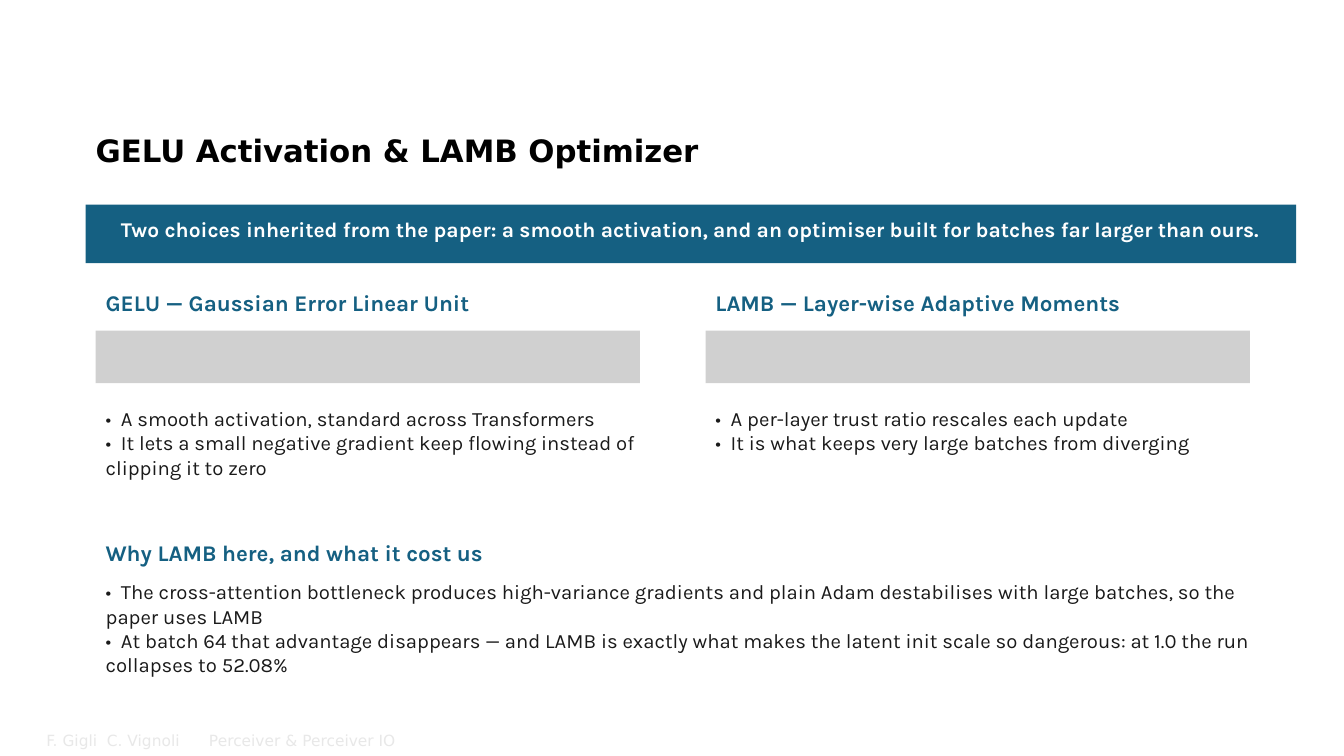
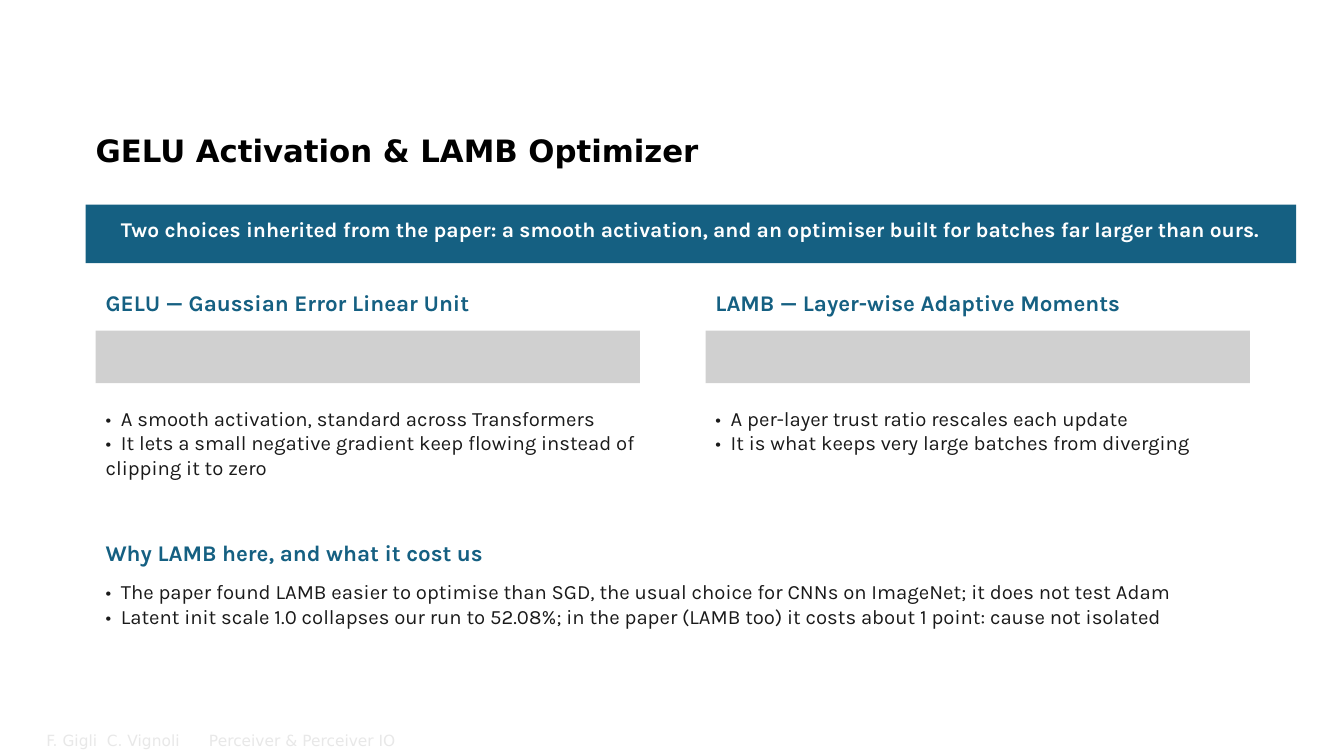
Before and after one commit to FrancescoGigli/Perceiver_project, a slide deck: slide 12 of sito/slide/Perceiver & Perceiver IO.pptx. Drawn at 1344x756 pixels with LibreOffice and Linux fonts; fonts in the diff are those of the drawing; grey boxes stand for pictures; background and template pictures are left out. Boxes give left, top, right and bottom in pixels: in the first picture for what was removed or moved away, otherwise in the second. Text is boxed around its words. In the diff, an @@ line names an element or a change of style, - is before the commit and + after.

Commit message:
Materiali allineati al codice e alla lezione rivista
Dispensa, deck beamer e deck PowerPoint, README e pagina iniziale dicono ora le stesse
cose della lezione, verificate su codice, log e PDF dei paper.

- Dispensa (220 pagine): cross-attention del nostro codice a 1 testa con d = 261
  (non 8 teste da 64), LayerNorm con radice di (sigma^2 + eps), residual del backward
  sommata a L' e non ai latenti normalizzati, init di default di PyTorch (niente Xavier),
  troncamento a +-2 sigma, Tab. 5 come "latent transformer essenziale", Tab. 6 completa,
  Fourier con frequenze equispaziate, Fig. 5 con i valori del grafico, Perceiver IO
  (84.5 con Fourier, patch audio, query da 1026, N e D non dichiarati), capitolo del
  progetto (e02 atteso per costruzione, seed che sposta lo split, CoLA in Matthews
  62.49/65.41, e23/e24/e27/e28 instabili, ModelNet40 senza banda, ResNet con la sua
  ricetta), riferimenti teorici (LSTM a 6 equazioni, LAMB, weight decay, dropout, He,
  equivarianza, softmax, flusso ottico e GLUE di IO).
- Beamer (41 pagine) e PowerPoint: stesse correzioni in inglese, formula del trust
  ratio, otto figure rigenerate da _diag/figure_risultati42.py (run instabili marcate,
  seed e split, ricette diverse, CoLA in Matthews); nuovo anello
  _diag/allinea_rev_20260927.py per il PowerPoint.
- README, progetto/README e pagina iniziale: numeri e cautele aggiornati (42 run su 42,
  59 voci di glossario, 41 pagine del deck, 220 della dispensa).
- Lezione: backward della LayerNorm, self-attention equivariante, e27 fra le run instabili.

```diff
--- a/sito/slide/Perceiver & Perceiver IO.pptx
+++ b/sito/slide/Perceiver & Perceiver IO.pptx
@@ text at (121, 585, 1170, 629): text changed @@
-• The cross-attention bottleneck produces high-variance gradients and plain Adam destabilises with large batches, so the paper uses LAMB
-• At batch 64 that advantage disappears — and LAMB is exactly what makes the latent init scale so dangerous: at 1.0 the run collapses to 52.08%
+• The paper found LAMB easier to optimise than SGD, the usual choice for CNNs on ImageNet; it does not test Adam
+• Latent init scale 1.0 collapses our run to 52.08%; in the paper (LAMB too) it costs about 1 point: cause not isolated
```
Also in this commit, not shown: 25 other slides changed, 18 other files.
